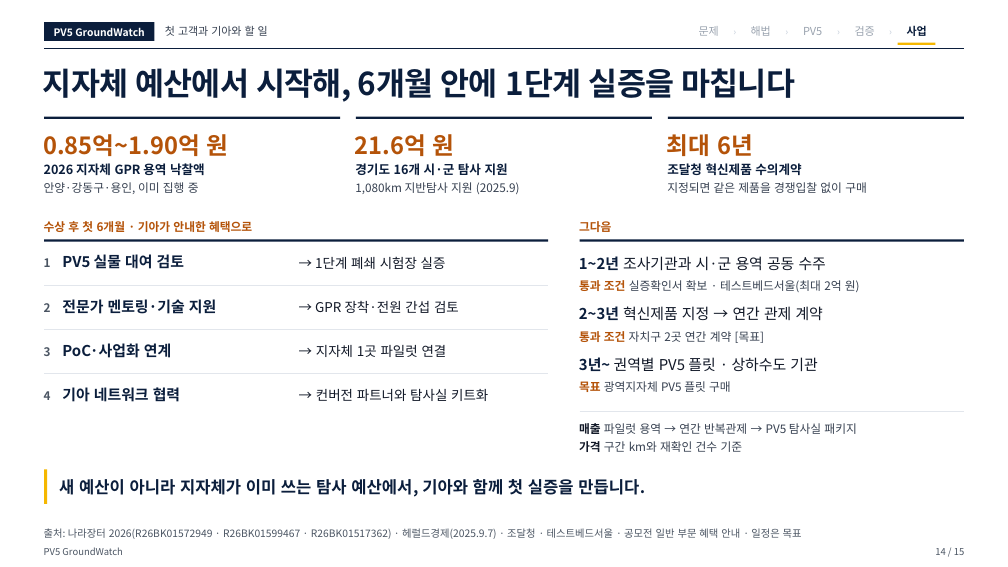
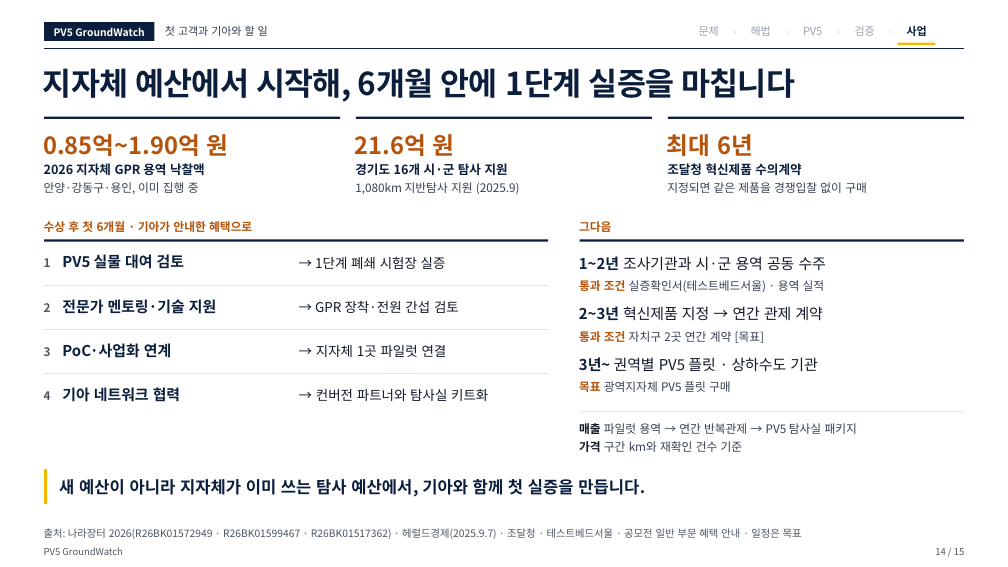
Before and after one commit to woojin-choe/pv5-hose-lab, a slide deck: slide 14 of ppt_all/PV5_GroundWatch_10_24.pptx. Drawn at 1008x567 pixels with LibreOffice and Linux fonts; fonts in the diff are those of the drawing. Boxes give left, top, right and bottom in pixels: in the first picture for what was removed or moved away, otherwise in the second. Text is boxed around its words. In the diff, an @@ line names an element or a change of style, - is before the commit and + after.

```diff
--- a/ppt_all/PV5_GroundWatch_10_24.pptx
+++ b/ppt_all/PV5_GroundWatch_10_24.pptx
@@ text at (x1=579, y1=280, x2=825, y2=292): text changed @@
-통과 조건 실증확인서 확보 · 테스트베드서울(최대 2억 원)
+통과 조건 실증확인서(테스트베드서울) · 용역 실적
```
Also in this commit, not shown: 2 other slides changed, 30 other files.
